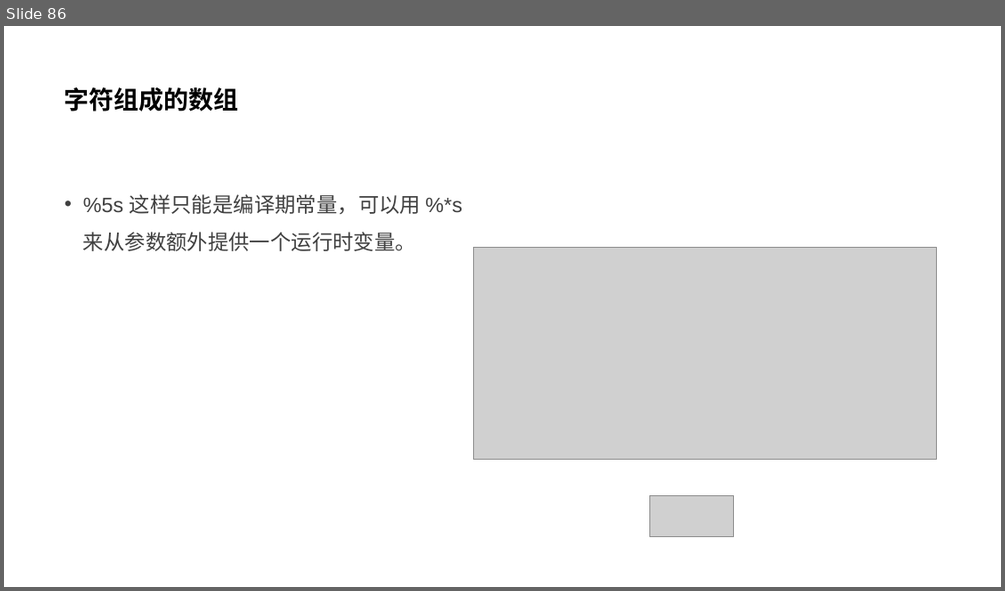
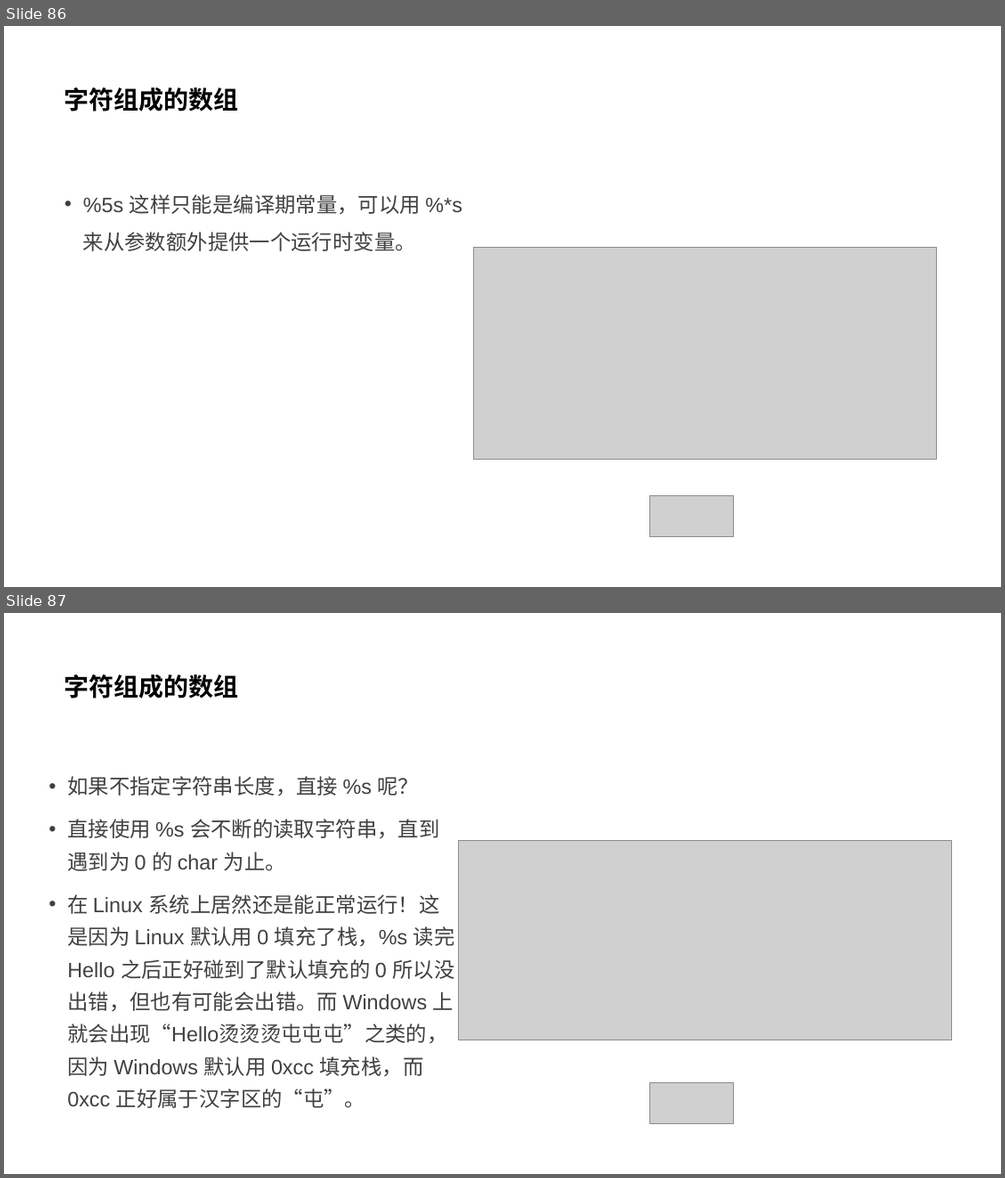
Before and after one commit to parallel101/course, a slide deck: 12/slides.pptx. Shown one above the other, each under a label of ours: slide 86 before the commit, slides 86 and 87 after it. The pictures are 1005x591 and 1005x1178 pixels, drawn with LibreOffice and Linux fonts; fonts in the diff are those of the drawing; grey boxes stand for pictures. Boxes give left, top, right and bottom in pixels: in the first picture for what was removed or moved away, otherwise in the second. Text is boxed around its words. In the diff, an @@ line names an element or a change of style, - is before the commit and + after.

```diff
--- a/12/slides.pptx
+++ b/12/slides.pptx
@@ slide 87 added at (4,613,1001,1174), background #FFFFFF @@
@@ title added at (65,674,239,698), 24 pt, text #000000, bold @@
+字符组成的数组
@@ text added at (67,776,455,1108), 20 pt, text #404040 @@
+• 如果不指定字符串长度，直接 %s 呢？
+• 直接使用 %s 会不断的读取字符串，直到遇到为 0 的 char 为止。
+• 在 Linux 系统上居然还是能正常运行！这是因为 Linux 默认用 0 填充了栈，%s 读完 Hello 之后正好碰到了默认填充的 0 所以没出错，但也有可能会出错。而 Windows 上就会出现“Hello烫烫烫屯屯屯”之类的，因为 Windows 默认用 0xcc 填充栈，而 0xcc 正好属于汉字区的“屯”。
@@ picture added at (459,840,952,1040) @@
@@ picture added at (649,1083,734,1124) @@
```
Also in this commit, not shown: 2 other slides added, 4 other files.
